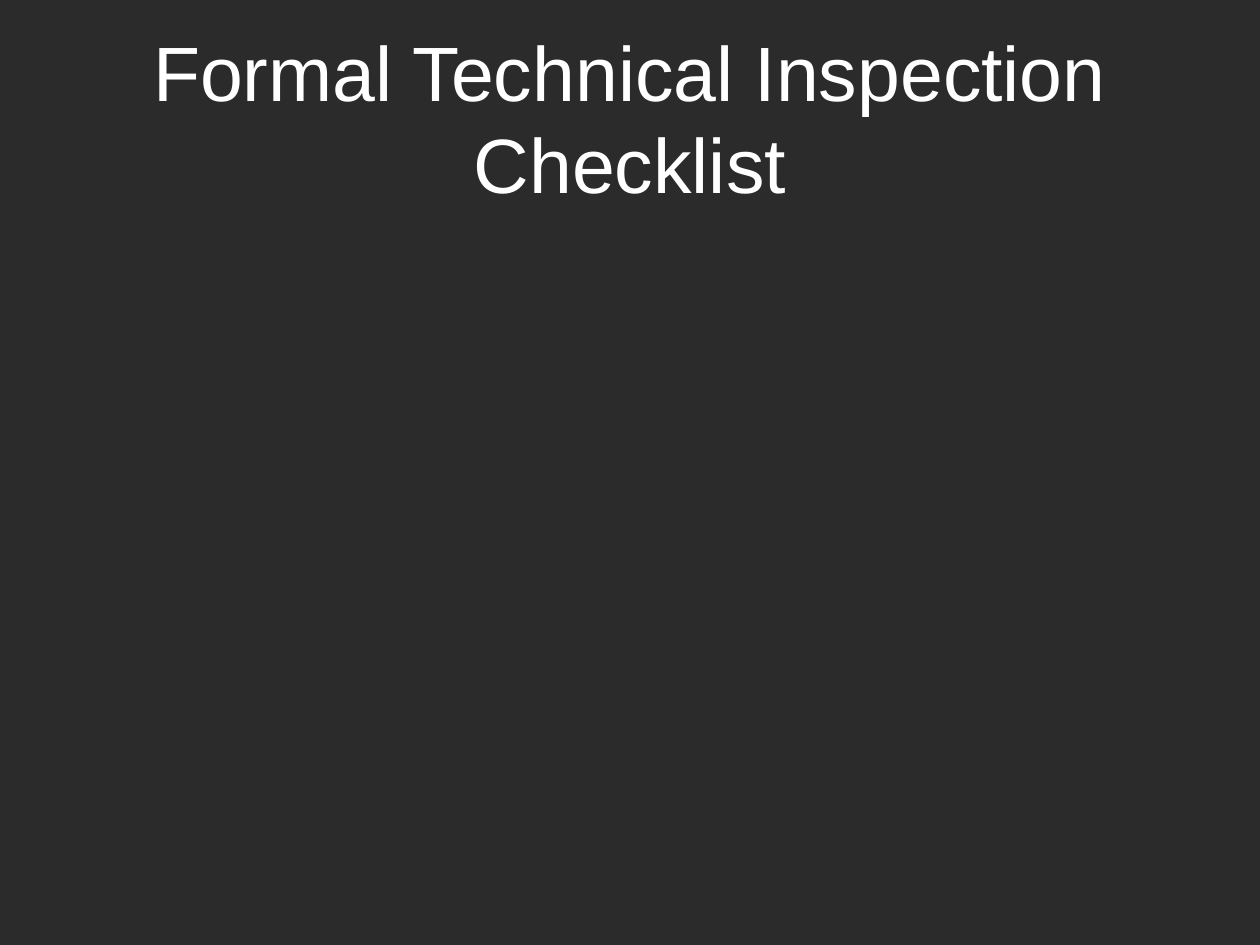
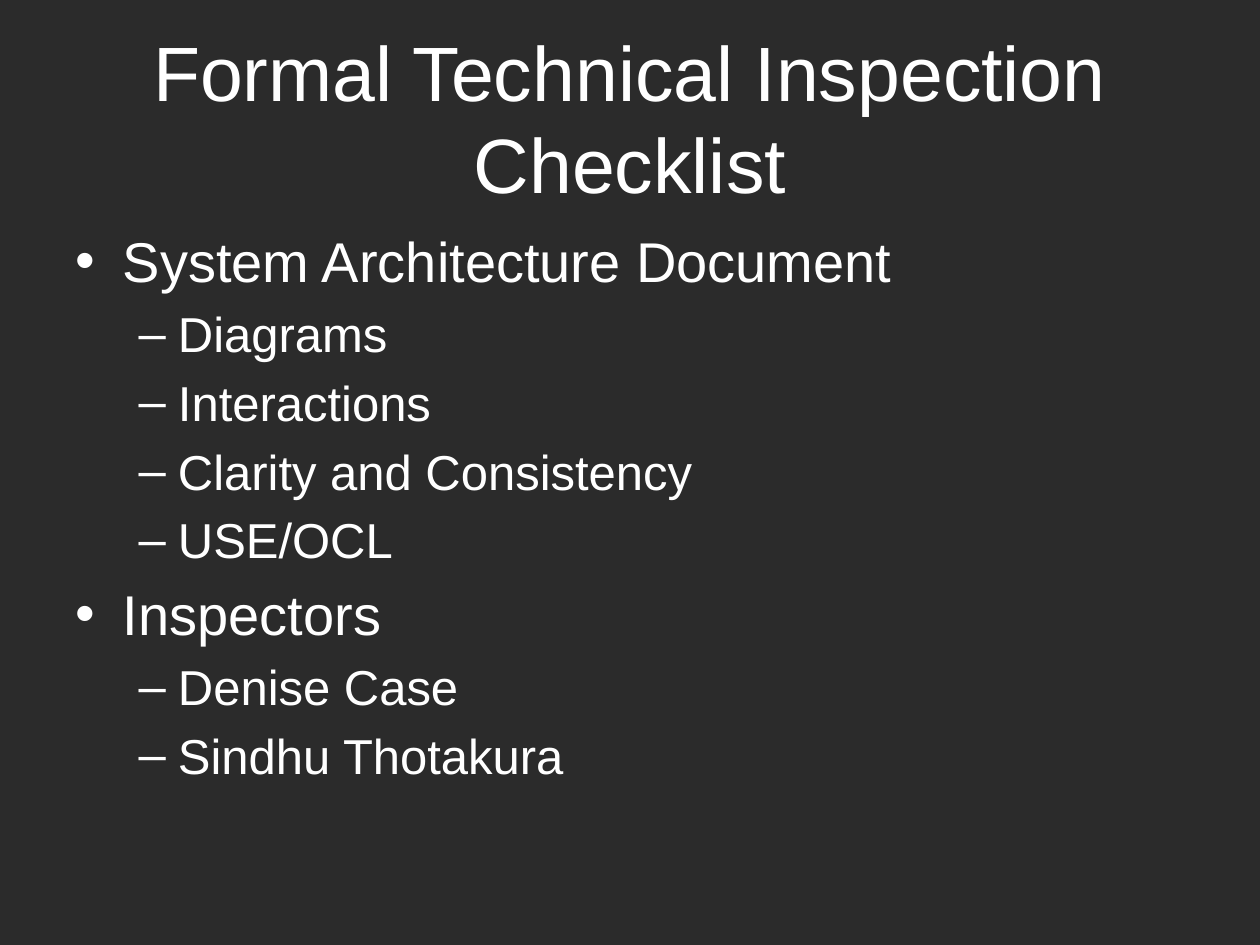
Before and after one commit to k0emt/macts, a slide deck: slide 8 of portfolio/PresentationElaboration.pptx (slide 9 before the commit). Drawn at 1260x945 pixels with LibreOffice and Linux fonts; fonts in the diff are those of the drawing; background and template pictures are left out; a plain dark background stands for a picture behind light text. Boxes give left, top, right and bottom in pixels: in the first picture for what was removed or moved away, otherwise in the second. Text is boxed around its words. In the diff, an @@ line names an element or a change of style, - is before the commit and + after.

```diff
--- a/portfolio/PresentationElaboration.pptx
+++ b/portfolio/PresentationElaboration.pptx
@@ text added at bbox=[123, 241, 891, 775], 28 pt, text #FFFFFF @@
+• System Architecture Document
+  – Diagrams
+  – Interactions
+  – Clarity and Consistency
+  – USE/OCL
+• Inspectors
+  – Denise Case
+  – Sindhu Thotakura
```
Also in this commit, not shown: 7 other slides changed, 1 slide added, 1 slide removed, 5 other files.
